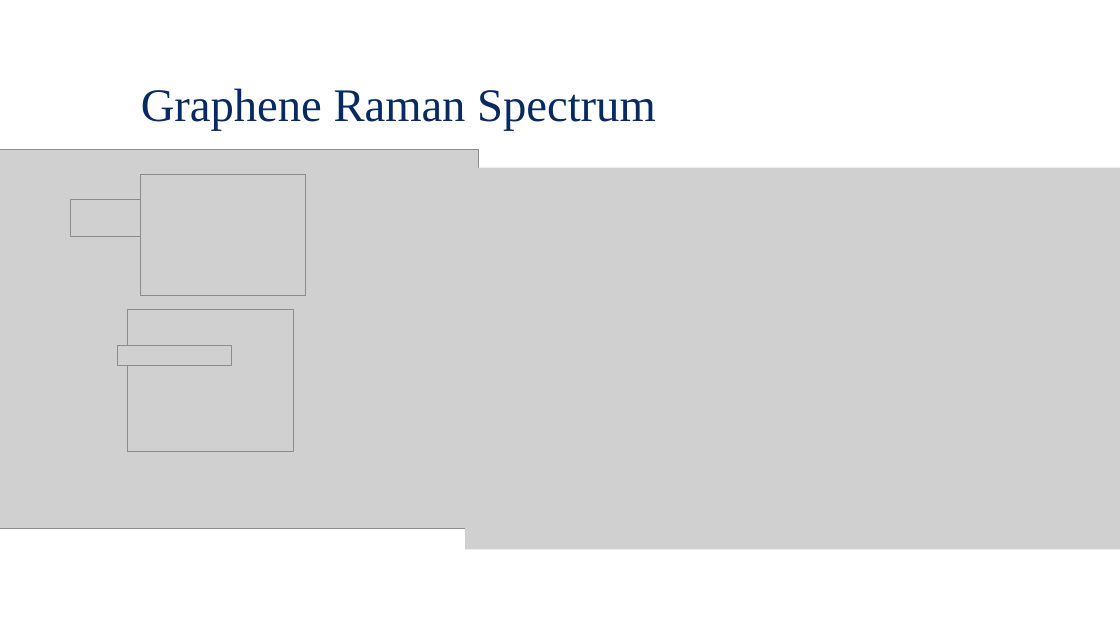
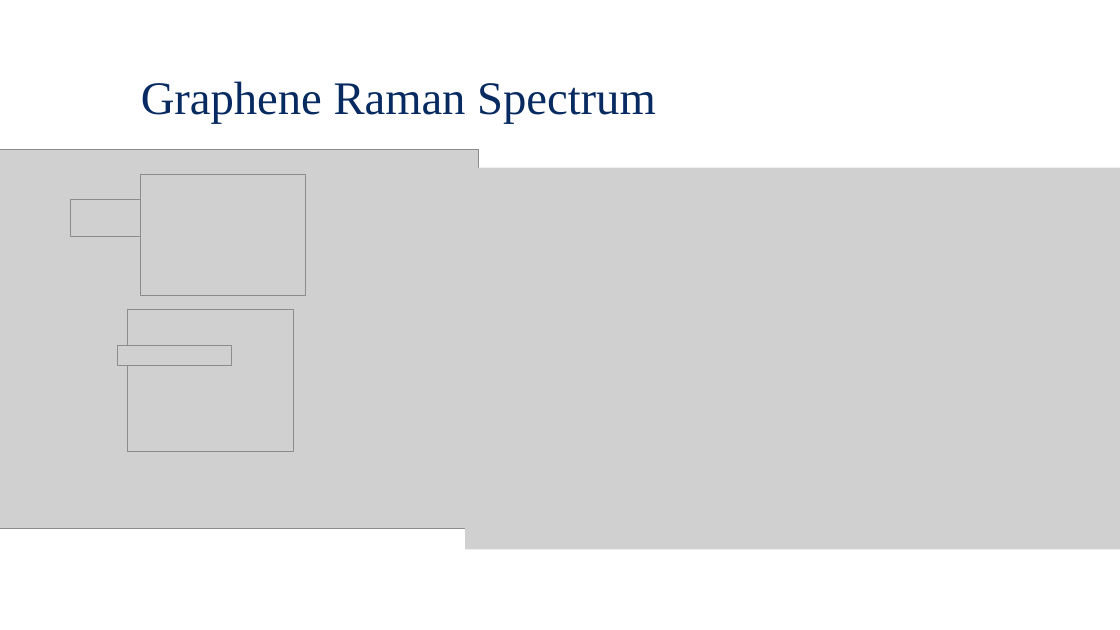
Before and after one commit to Waterbird20/APL2, a slide deck: slide 7 of Raman_Final Presentation.pptx. Drawn at 1120x630 pixels with LibreOffice and Linux fonts; fonts in the diff are those of the drawing; grey boxes stand for pictures; background and template pictures are left out. Boxes give left, top, right and bottom in pixels: in the first picture for what was removed or moved away, otherwise in the second. Text is boxed around its words. In the diff, an @@ line names an element or a change of style, - is before the commit and + after.

```diff
--- a/Raman_Final Presentation.pptx
+++ b/Raman_Final Presentation.pptx
@@ text "Graphene Raman Spectrum": place and size @@
-text "Graphene Raman Spectrum" at [141,88,656,130]
+text "Graphene Raman Spectrum" at [141,81,656,124]
```
Also in this commit, not shown: 2 other slides changed, 1 other file.
